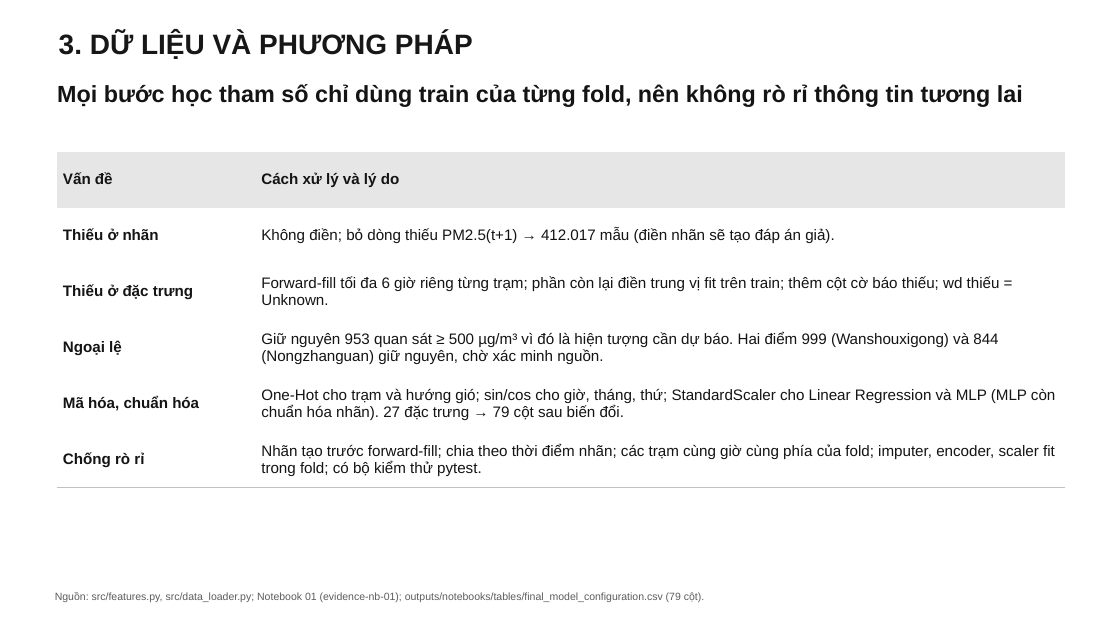
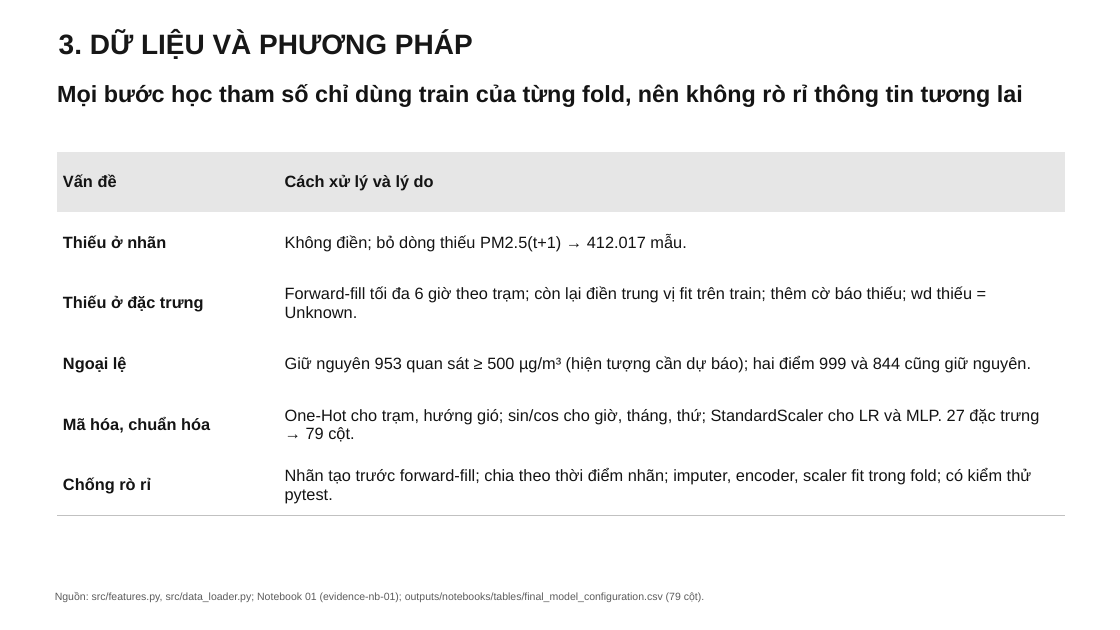
Before and after one commit to bjruly/sgu_finalproject_machinelearning_2026-2027, a slide deck: slide 9 of docs/Nhom10__Slide.pptx. Drawn at 1120x630 pixels with LibreOffice and Linux fonts; fonts in the diff are those of the drawing. Boxes give left, top, right and bottom in pixels: in the first picture for what was removed or moved away, otherwise in the second. Text is boxed around its words. In the diff, an @@ line names an element or a change of style, - is before the commit and + after.

Commit message:
Revise the slides: readable tables, softer overfitting claims, team shares
Bảng ở slide chính dùng chữ 14 pt (phụ lục 13-14 pt) sau khi rút gọn nội
dung; sửa lời bình overfitting và bootstrap theo rà soát; slide phân công
có tỷ lệ đóng góp; sửa tham chiếu Hình 9 và đơn vị R².

```diff
--- a/docs/Nhom10__Slide.pptx
+++ b/docs/Nhom10__Slide.pptx
@@ table at <box>57,152,1065,516</box> @@
-row 2, column 2: Không điền; bỏ dòng thiếu PM2.5(t+1) → 412.017 mẫu (điền nhãn sẽ tạo đáp án giả).
+row 2, column 2: Không điền; bỏ dòng thiếu PM2.5(t+1) → 412.017 mẫu.
-row 3, column 2: Forward-fill tối đa 6 giờ riêng từng trạm; phần còn lại điền trung vị fit trên train; thêm cột cờ báo thiếu; wd thiếu = Unknown.
+row 3, column 2: Forward-fill tối đa 6 giờ theo trạm; còn lại điền trung vị fit trên train; thêm cờ báo thiếu; wd thiếu = Unknown.
-row 4, column 2: Giữ nguyên 953 quan sát ≥ 500 µg/m³ vì đó là hiện tượng cần dự báo. Hai điểm 999 (Wanshouxigong) và 844 (Nongzhanguan) giữ nguyên, chờ xác minh nguồn.
+row 4, column 2: Giữ nguyên 953 quan sát ≥ 500 µg/m³ (hiện tượng cần dự báo); hai điểm 999 và 844 cũng giữ nguyên.
-row 5, column 2: One-Hot cho trạm và hướng gió; sin/cos cho giờ, tháng, thứ; StandardScaler cho Linear Regression và MLP (MLP còn chuẩn hóa nhãn). 27 đặc trưng → 79 cột sau biến đổi.
+row 5, column 2: One-Hot cho trạm, hướng gió; sin/cos cho giờ, tháng, thứ; StandardScaler cho LR và MLP. 27 đặc trưng → 79 cột.
-row 6, column 2: Nhãn tạo trước forward-fill; chia theo thời điểm nhãn; các trạm cùng giờ cùng phía của fold; imputer, encoder, scaler fit trong fold; có bộ kiểm thử pytest.
+row 6, column 2: Nhãn tạo trước forward-fill; chia theo thời điểm nhãn; imputer, encoder, scaler fit trong fold; có kiểm thử pytest.
@@ size 13 to 14 pt in "Vấn đề", "Cách xử lý và lý do", "Thiếu ở nhãn", "Thiếu ở đặc trưng" and 3 more places @@
```
Also in this commit, not shown: 18 other slides changed.
